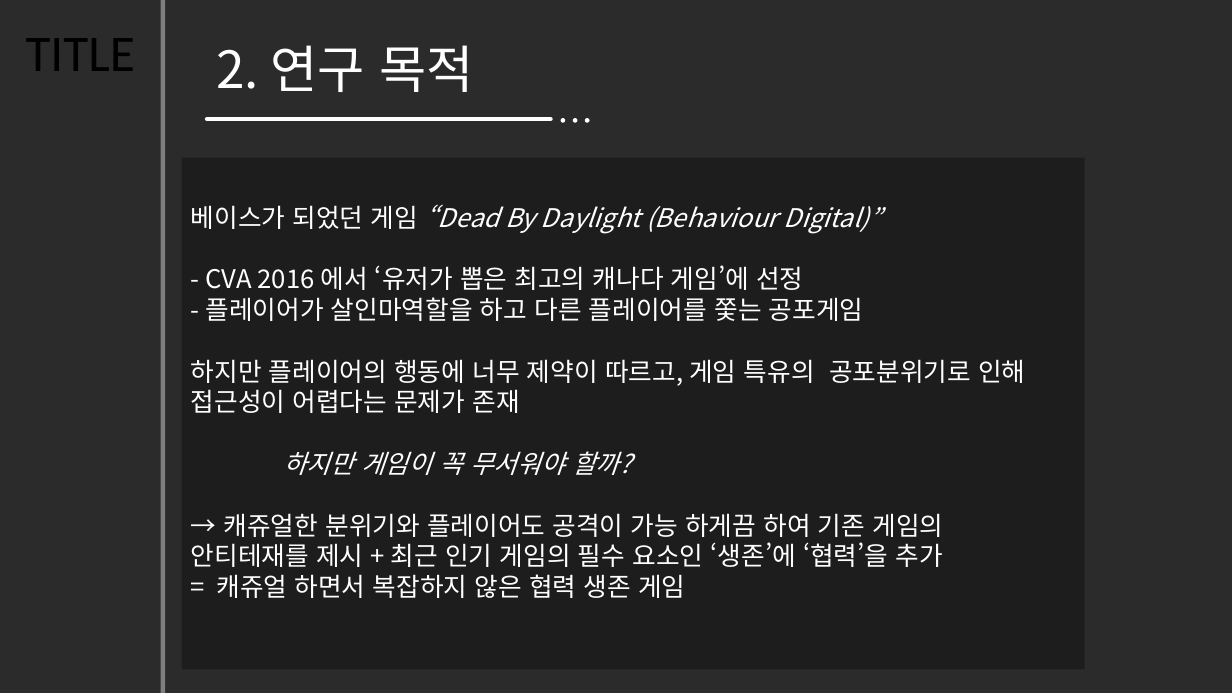
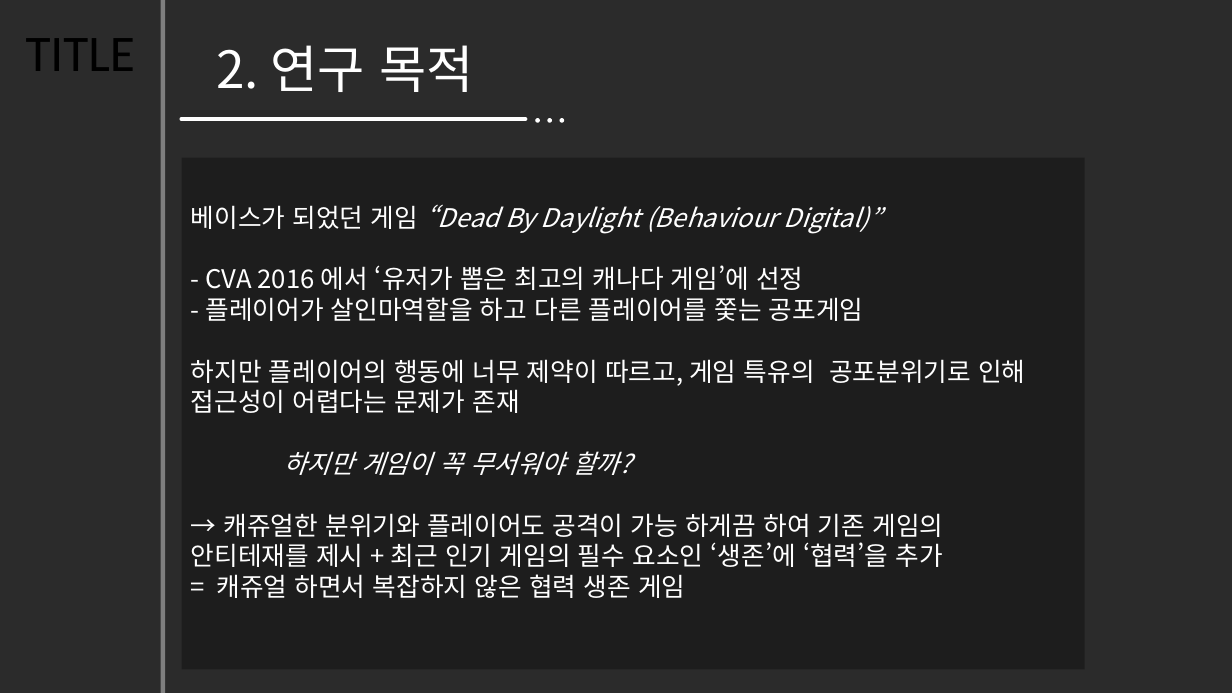
Before and after one commit to hajeongyeon/capstone_design, a slide deck: slide 3 of planning/졸업작품 제안서.pptx. Drawn at 1232x693 pixels with LibreOffice and Linux fonts; fonts in the diff are those of the drawing; background and template pictures are left out; a plain dark background stands for a picture behind light text. Boxes give left, top, right and bottom in pixels: in the first picture for what was removed or moved away, otherwise in the second. Text is boxed around its words. In the diff, an @@ line names an element or a change of style, - is before the commit and + after.

```diff
--- a/planning/졸업작품 제안서.pptx
+++ b/planning/졸업작품 제안서.pptx
@@ line moved from (551, 119) - (207, 119) to (525, 119) - (182, 119) @@
@@ ellipse: place and size @@
-ellipse at <box>585,118,590,123</box>
+ellipse at <box>535,118,540,123</box>
@@ ellipse: place and size @@
-ellipse at <box>573,118,578,123</box>
+ellipse at <box>547,118,552,123</box>
```
Also in this commit, not shown: 7 other slides changed, 3 slides added.
